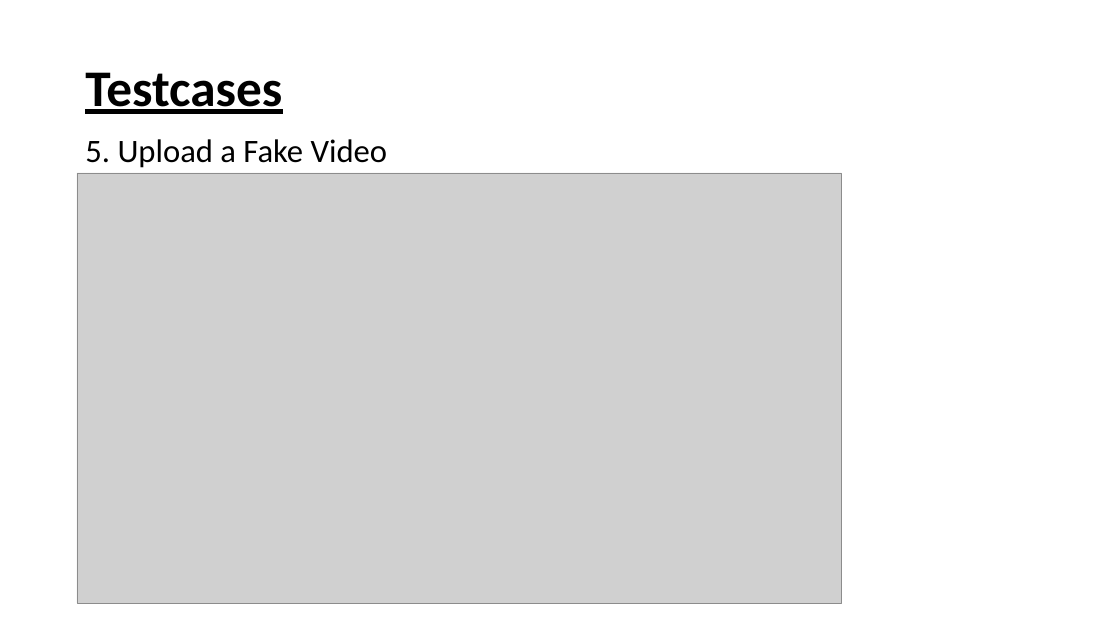
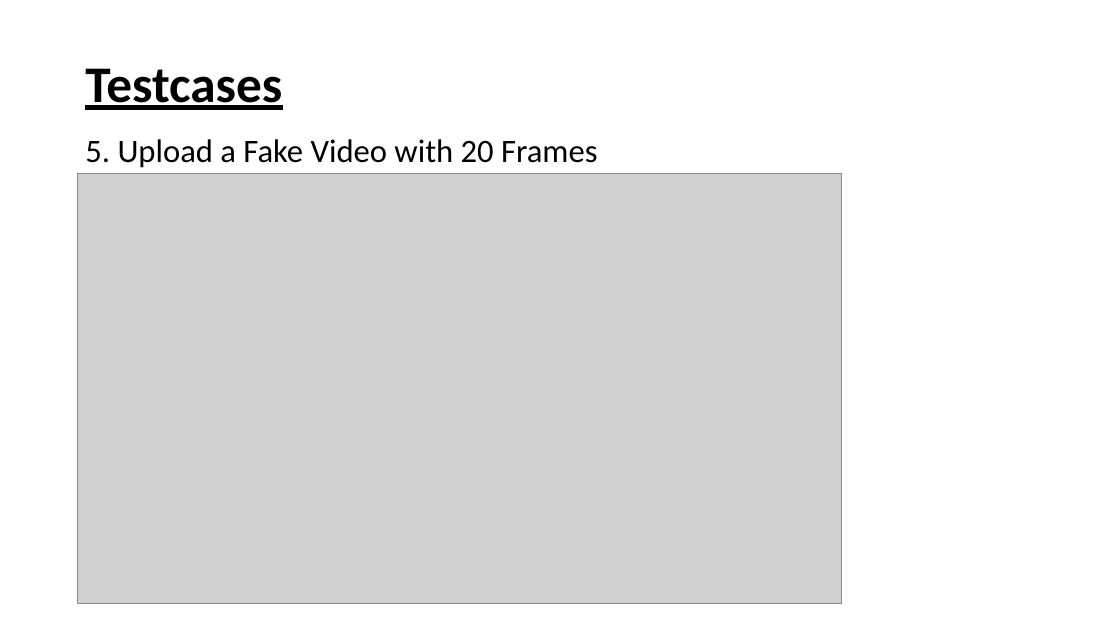
Before and after one commit to gurukms07/deepfakedetection, a slide deck: slide 18 of Second_Review/DEEPFAKE DETECTION2.pptx (slide 21 before the commit). Drawn at 1120x630 pixels with LibreOffice and Linux fonts; fonts in the diff are those of the drawing; grey boxes stand for pictures. Boxes give left, top, right and bottom in pixels: in the first picture for what was removed or moved away, otherwise in the second. Text is boxed around its words. In the diff, an @@ line names an element or a change of style, - is before the commit and + after.

```diff
--- a/Second_Review/DEEPFAKE DETECTION2.pptx
+++ b/Second_Review/DEEPFAKE DETECTION2.pptx
@@ title "Testcases": place and size @@
-title "Testcases" at [85, 72, 282, 114]
+title "Testcases" at [85, 68, 282, 110]
@@ text at [85, 139, 597, 168]: text changed @@
-5. Upload a Fake Video
+5. Upload a Fake Video with 20 Frames
```
Also in this commit, not shown: 7 other slides changed, 2 slides added, 3 slides removed.
